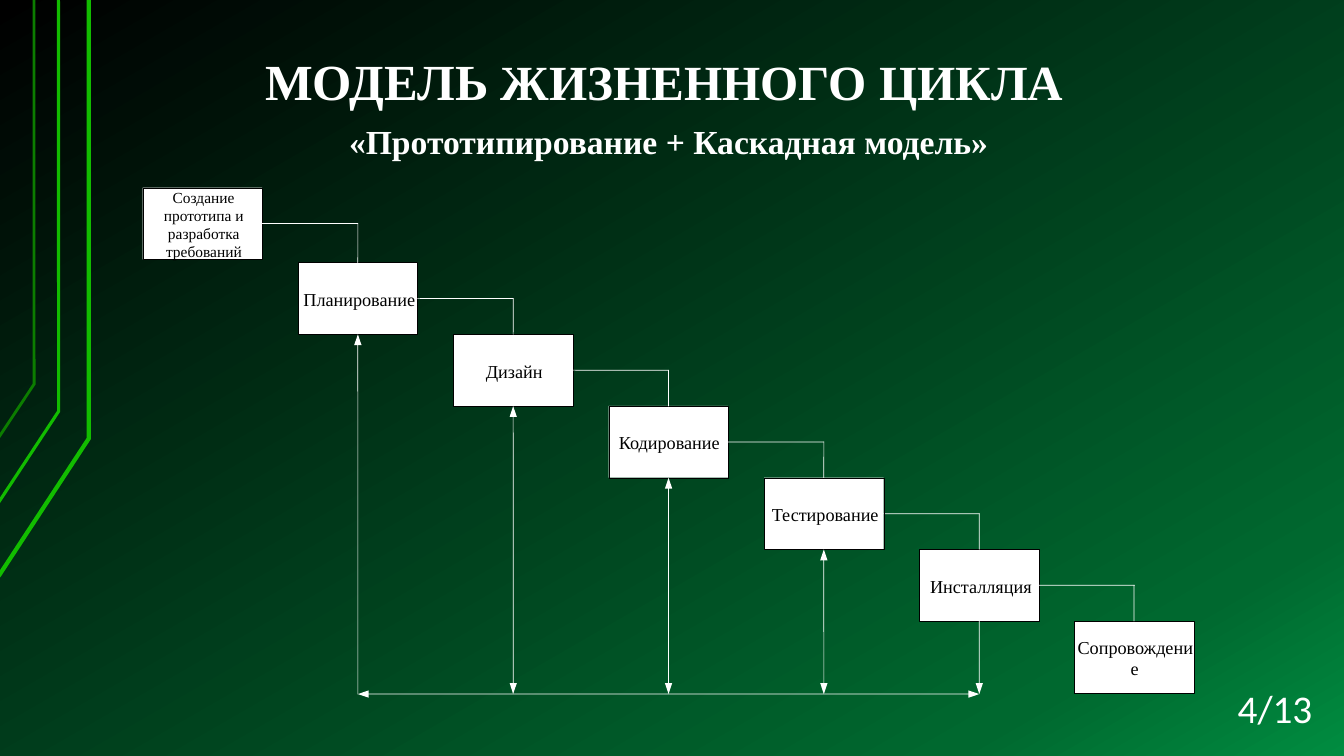
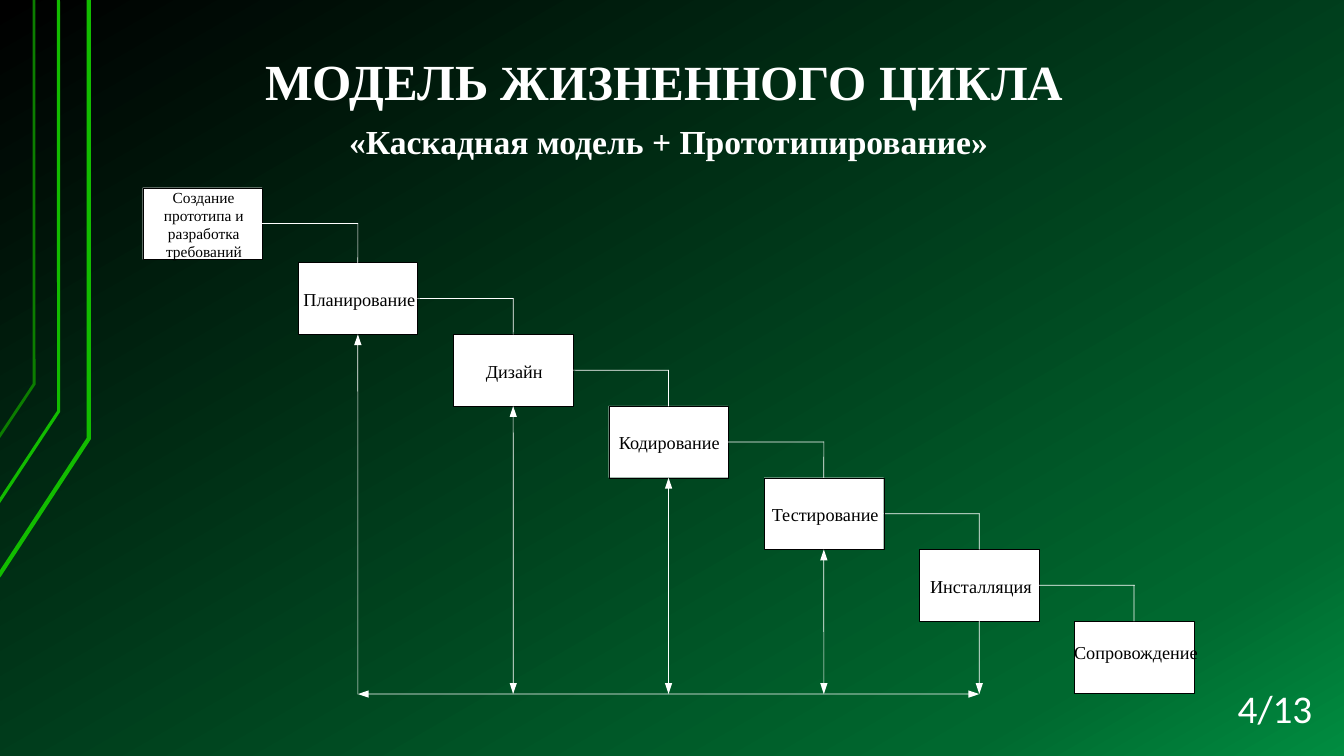
Before and after one commit to Kaz-Ed/PM-04, a slide deck: slide 4 of Documents/Презентация Электронный дневник Политеха.pptx. Drawn at 1344x756 pixels with LibreOffice and Linux fonts; fonts in the diff are those of the drawing. Boxes give left, top, right and bottom in pixels: in the first picture for what was removed or moved away, otherwise in the second. Text is boxed around its words. In the diff, an @@ line names an element or a change of style, - is before the commit and + after.

```diff
--- a/Documents/Презентация Электронный дневник Политеха.pptx
+++ b/Documents/Презентация Электронный дневник Политеха.pptx
@@ text at [349,132,988,161]: text changed @@
-«Прототипирование + Каскадная модель»
+«Каскадная модель + Прототипирование»
@@ text at [1074,646,1197,664]: text changed @@
-Сопровождени
+Сопровождение
@@ text removed at [1131,666,1139,675] @@
-е
```
Also in this commit, not shown: 9 other slides changed, 1 slide added, 1 slide removed, 7 other files.
